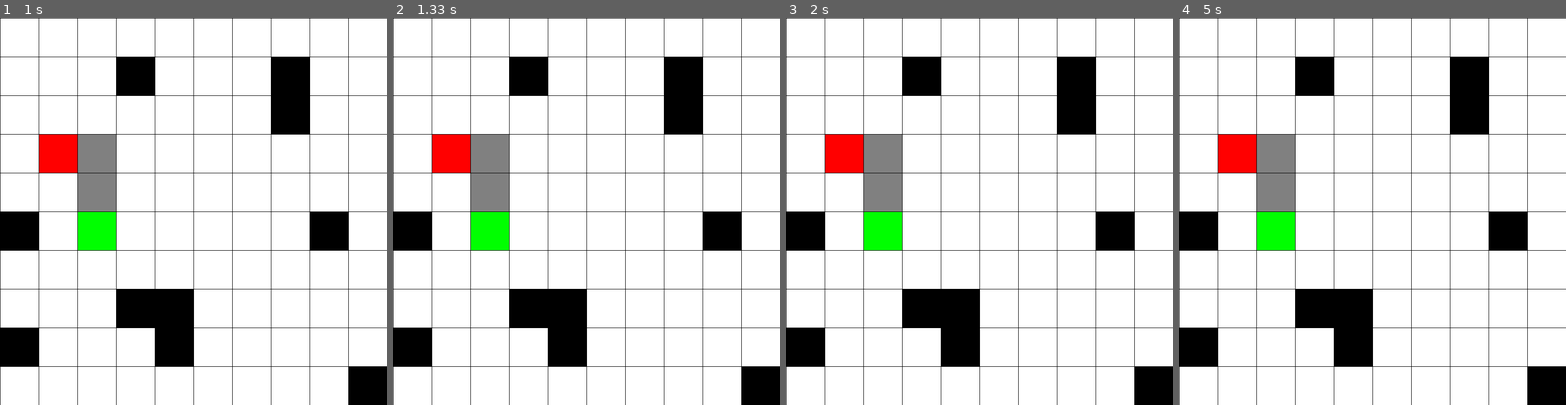
Above: before the commit, frames 1-4 (left to right).
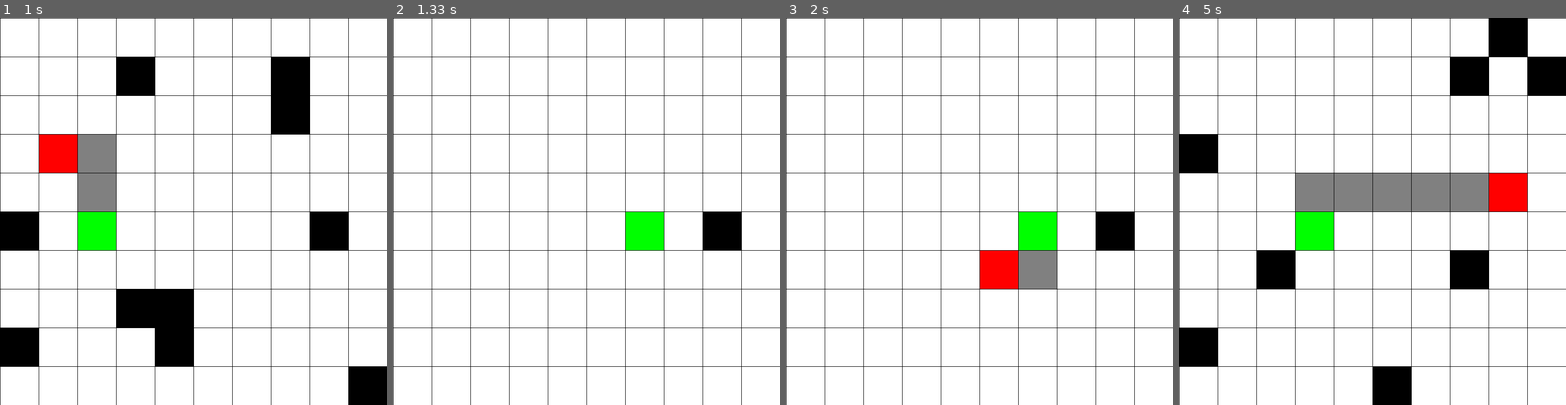
Above: after the commit, the same moments.

Repository: MichalKacprzak99/pathfinding-pygame
Game: pygame game, started from src/main.py
Two runs of this game, one before a commit and one after it. Both use one fixed random seed, a clock stepped at 60 frames per second and the inputs below.
Inputs (mouse positions are in pixels of both pictures, inside the frame that each line leads up to):
- Up to frame 1 (1 s): press the mouse at (193, 238) at 0.37 s; move the mouse to (147, 226) at 0.47 s; release the mouse at (100, 215) at 0.6 s; click (73, 153) at 0.75 s
- Up to frame 2 (1.33 s): hold R from 1 s (still down); click (632, 246) at 1.1 s
- Up to frame 3 (2 s): release R at 1.47 s; click (983, 254) at 1.55 s
- Up to frame 4 (5 s): hold R 2.33-2.63 s; press the mouse at (1376, 254) at 2.7 s; move the mouse to (1442, 269) at 2.8 s; release the mouse at (1507, 288) at 2.93 s; press the mouse at (1376, 254) at 3.03 s; move the mouse to (1329, 265) at 3.13 s; release the mouse at (1279, 281) at 3.27 s; tap R at 3.67 s; press the mouse at (1376, 254) at 4.03 s; move the mouse to (1337, 246) at 4.13 s; release the mouse at (1295, 242) at 4.27 s; click (1507, 207) at 4.43 s

Frame 1 is identical in both runs. In frame 2, 14% of the frame differs, in the area x 0-100%, y 10-100%; in frame 3, 16%; in frame 4, 24%, in the area x 0-100%, y 0-100%.

Commit message:
renaming from point style to square style | add option to get new obstacles | split functionalities from Simulation.main to separate functions

Diff:
--- a/src/board.py
+++ b/src/board.py
@@ -5,7 +5,7 @@
 import pygame as pg
 
 from settings import Dimension, Colors
-from point import Point
+from square import Square
 
 
 class Board:
@@ -71,7 +71,7 @@
 
             obstacle.draw(self.window, Colors.BLACK.value)
 
-    def create_obstacles(self) -> List[Point]:
+    def create_obstacles(self) -> List[Square]:
         """
         Function creates from 1 to 10 obstacles with random coordinates.
         The self.matrix is modified to reflect the changes to on the board
@@ -86,10 +86,13 @@
             obstacle_x_cord = random.randint(0, 9)
             obstacle_y_cord = random.randint(0, 9)
             self.matrix[obstacle_y_cord][obstacle_x_cord] = 0
-            obstacles.append(Point(obstacle_x_cord, obstacle_y_cord))
+            obstacles.append(Square(obstacle_x_cord, obstacle_y_cord))
 
         return obstacles
 
-    def is_square_free(self, clicked_point: Point) -> bool:
-        x_cord, y_cord = clicked_point.get_squared_coordinates()
+    def is_square_free(self, clicked_square: Square) -> bool:
+        x_cord, y_cord = clicked_square.get_squared_coordinates()
         return self.matrix[y_cord][x_cord] == 1
+
+    def recreate_obstacles(self):
+        self.obstacles = self.create_obstacles()
--- a/src/pathfinder.py
+++ b/src/pathfinder.py
@@ -8,46 +8,46 @@
 from pathfinding.finder.a_star import AStarFinder
 
 from settings import Colors
-from point import Point
+from square import Square
 
 
 class PathFinder:
     def __init__(self, window: pg.Surface, matrix: np.ndarray):
-        self.start_point = None
-        self.end_point = None
+        self.start_square = None
+        self.end_square = None
         self.window = window
         self.matrix = matrix
         self.path_able_to_find = False
 
-    def set_point(self, clicked_point: Point):
-        if self.start_point is None:
-            self.start_point = clicked_point
-        elif self.end_point is None:
-            self.end_point = clicked_point
+    def set_point(self, clicked_square: Square):
+        if self.start_square is None:
+            self.start_square = clicked_square
+        elif self.end_square is None:
+            self.end_square = clicked_square
             self.path_able_to_find = True
 
     def reset(self):
-        self.start_point = self.end_point = None
+        self.start_square = self.end_square = None
 
-    def draw_points(self):
-        if self.start_point is not None:
-            self.start_point.draw(self.window, Colors.GREEN.value)
+    def draw_squares(self):
+        if self.start_square is not None:
+            self.start_square.draw(self.window, Colors.GREEN.value)
 
-        if self.end_point is not None:
-            self.end_point.draw(self.window, Colors.RED.value)
+        if self.end_square is not None:
+            self.end_square.draw(self.window, Colors.RED.value)
 
     def find_path(self):
 
         grid = Grid(matrix=self.matrix)
-        start = grid.node(*self.start_point.get_squared_coordinates())
-        end = grid.node(*self.end_point.get_squared_coordinates())
+        start = grid.node(*self.start_square.get_squared_coordinates())
+        end = grid.node(*self.end_square.get_squared_coordinates())
         finder = AStarFinder(diagonal_movement=DiagonalMovement.never)
         path, runs = finder.find_path(start, end, grid)
         self.path_able_to_find = False
-        path_points = [Point(*path_point) for path_point in path[1:-1]]
-        self.draw_path(path_points)
+        path_squares = [Square(*path_point) for path_point in path[1:-1]]
+        self.draw_path(path_squares)
 
-    def draw_path(self, path_points: List[Point]):
-        for path_point in path_points:
-            path_point.draw(self.window, Colors.GRAY.value)
+    def draw_path(self, path_squares: List[Square]):
+        for path_square in path_squares:
+            path_square.draw(self.window, Colors.GRAY.value)
             pg.time.delay(100)
--- a/src/simulation.py
+++ b/src/simulation.py
@@ -4,7 +4,7 @@
 from settings import Dimension, Buttons
 from board import Board
 from pathfinder import PathFinder
-from point import Point
+from square import Square
 
 
 class Simulation:
@@ -46,7 +46,7 @@
         self.board.draw_board()
         while True:
 
-            self.path_finder.draw_points()
+            self.path_finder.draw_squares()
             if self.path_finder.path_able_to_find:
                 self.path_finder.find_path()
 
@@ -56,11 +56,25 @@
                     sys.exit()
 
                 if event.type == pg.MOUSEBUTTONUP and event.button == Buttons.MOUSE_LEFT.value:
-                    clicked_point = Point(*pg.mouse.get_pos())
-                    clicked_point.convert_to_square_coordinates()
-                    if self.board.is_square_free(clicked_point):
-                        self.path_finder.set_point(clicked_point)
+                    self.choose_square()
 
                 if event.type == pg.MOUSEBUTTONUP and event.button == Buttons.MOUSE_RIGHT.value:
-                    self.path_finder.reset()
-                    self.board.draw_board()
+                    self.clear_board()
+
+                if event.type == pg.KEYDOWN and event.key == pg.K_r:
+                    self.new_board()
+
+    def new_board(self):
+        self.path_finder.reset()
+        self.board.recreate_obstacles()
+        self.board.draw_board()
+
+    def choose_square(self):
+        clicked_square = Square(*pg.mouse.get_pos())
+        clicked_square.convert_to_square_coordinates()
+        if self.board.is_square_free(clicked_square):
+            self.path_finder.set_point(clicked_square)
+
+    def clear_board(self):
+        self.path_finder.reset()
+        self.board.draw_board()
--- a/src/point.py
+++ b/src/square.py
@@ -6,7 +6,7 @@
 from settings import Dimension
 
 
-class Point:
+class Square:
     def __init__(self, x: int, y: int):
         self.x, self.y = x, y
 
